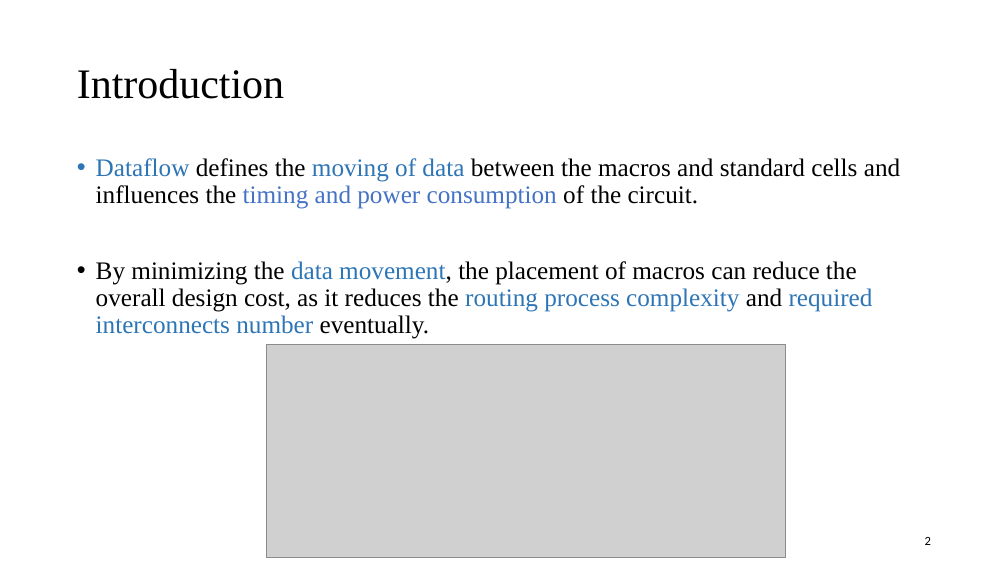
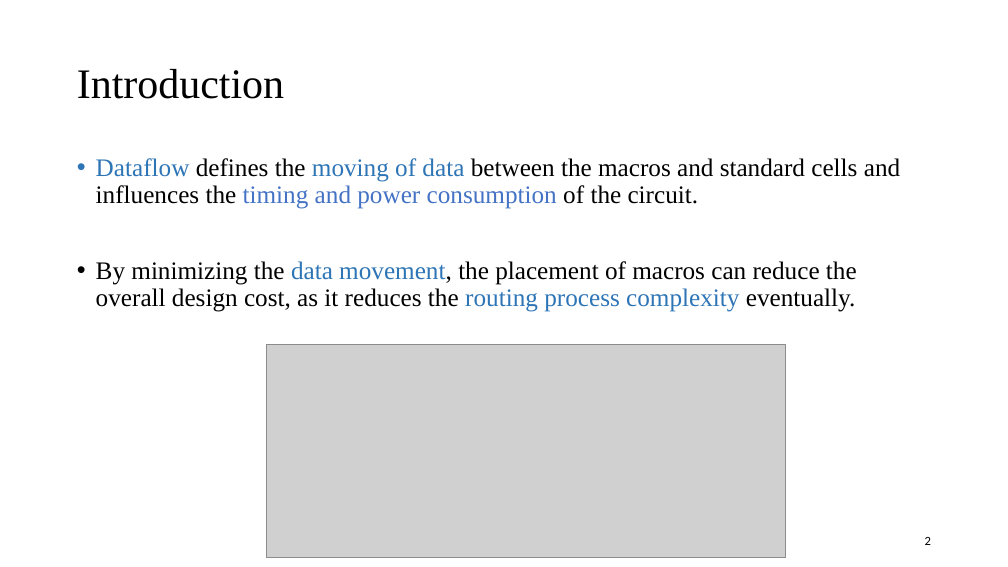
Before and after one commit to demon02130101/Lab, a slide deck: slide 2 of PPT/Standard Cell Do Matter.pptx. Drawn at 1008x567 pixels with LibreOffice and Linux fonts; fonts in the diff are those of the drawing; grey boxes stand for pictures. Boxes give left, top, right and bottom in pixels: in the first picture for what was removed or moved away, otherwise in the second. Text is boxed around its words. In the diff, an @@ line names an element or a change of style, - is before the commit and + after.

```diff
--- a/PPT/Standard Cell Do Matter.pptx
+++ b/PPT/Standard Cell Do Matter.pptx
@@ text at (x1=96, y1=261, x2=857, y2=312): text changed @@
-• By minimizing the data movement, the placement of macros can reduce the overall design cost, as it reduces the routing process complexity and required interconnects number eventually.
+• By minimizing the data movement, the placement of macros can reduce the overall design cost, as it reduces the routing process complexity eventually.
```
Also in this commit, not shown: 1 other slide changed, 47 other files.
